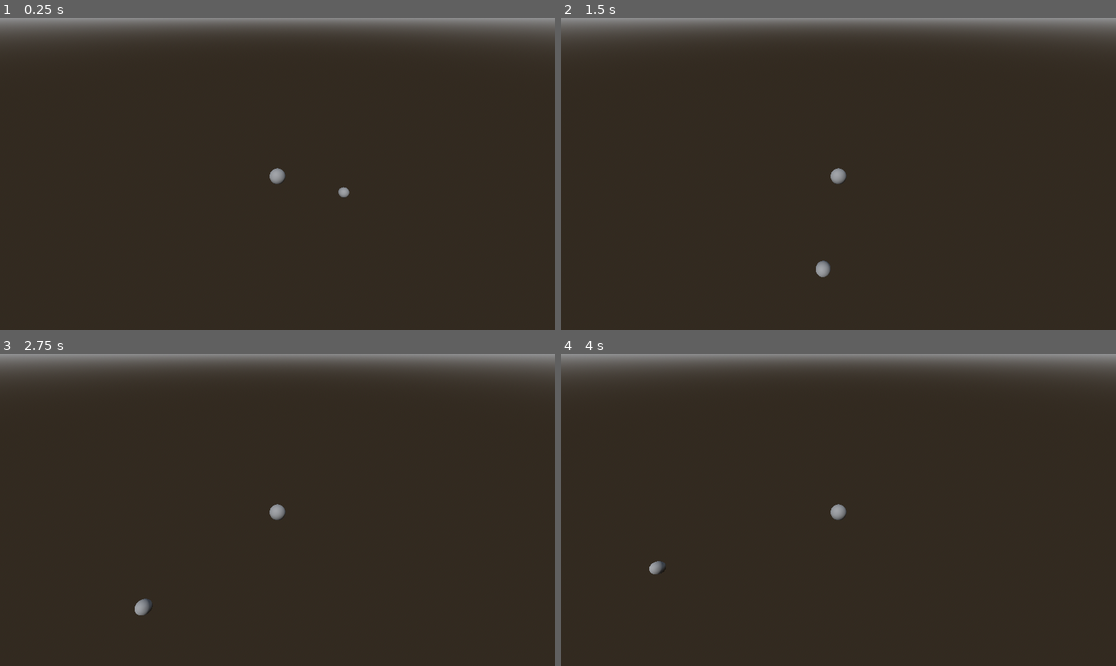
Above: before the commit, frames 1-4 (two rows, left to right).
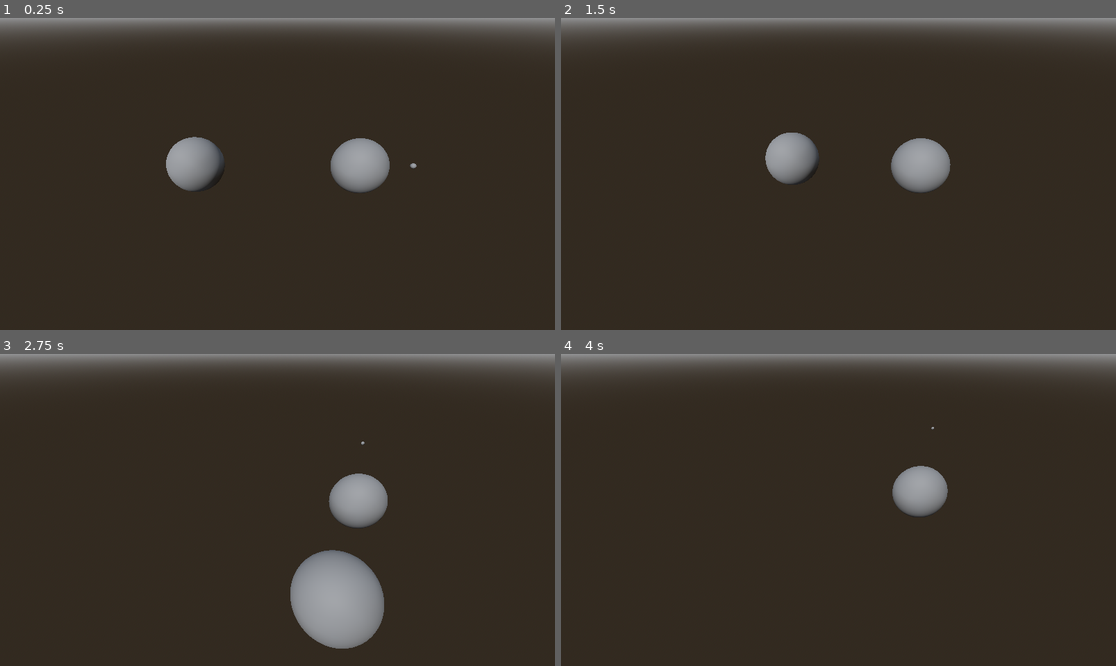
Above: after the commit, the same moments.

Repository: yash-jain221/SpacetimeSlingshot
Game: Godot game, scene res://main.tscn
Same seed, same stepped clock (60 frames per second), same inputs: the game is played once before the commit and once after it.
Inputs (mouse positions are in pixels of both pictures, inside the frame that each line leads up to):
- Up to frame 1 (0.25 s): no input
- Up to frame 2 (1.5 s): move the mouse to (960, 158) at 0.52 s; click (960, 158) at 0.67 s; move the mouse to (727, 189) at 1.27 s; click (727, 189) at 1.42 s
- Up to frame 3 (2.75 s): move the mouse to (333, 441) at 2.02 s; click (333, 441) at 2.17 s
- Up to frame 4 (4 s): move the mouse to (810, 572) at 2.77 s; click (810, 572) at 2.92 s; move the mouse to (1005, 556) at 3.52 s; click (1005, 556) at 3.67 s

The runs differ from the first frame. In frame 1, 3.0% of the frame differs, in the area x 29-76%, y 38-58%; in frame 2, 2.9%; in frame 3, 5.9%, in the area x 24-70%, y 28-95%; in frame 4, 1.5%.

Commit message:
added aim line and slingshot

Diff:
--- a/attractor.gd
+++ /dev/null
@@ -1,11 +0,0 @@
-extends MeshInstance3D
-
-
-@export var mass: float = 100.0
-func _ready() -> void:
-	add_to_group("gravity_sources")
-
-
-# Called every frame. 'delta' is the elapsed time since the previous frame.
-func _process(delta: float) -> void:
-	pass
--- /dev/null
+++ b/gravity_body.gd
@@ -0,0 +1,35 @@
+extends MeshInstance3D
+class_name GravityBody
+
+const G:float = 1.0
+@export var mass: float = 100.0
+@export var initial_velocity: Vector3 = Vector3.ZERO
+var velocity: Vector3
+
+# Called when the node enters the scene tree for the first time.
+func _ready() -> void:
+	velocity = initial_velocity
+	add_to_group("gravity_sources")
+
+func _physics_process(delta: float) -> void:
+	var acceleration = _gravity_at(global_position)
+	velocity += acceleration * delta
+	global_position += velocity * delta
+
+func _gravity_at(point: Vector3)->Vector3:
+	var accelaration := Vector3.ZERO
+	for body in get_tree().get_nodes_in_group("gravity_sources"):
+		if body == self:
+			continue
+		var offset = body.global_position - point
+		var dist_sq: float = offset.length_squared()
+		if dist_sq < 0.01:
+			continue
+		accelaration += offset.normalized() * (G * body.mass/dist_sq)
+
+	return accelaration
+
+
+# Called every frame. 'delta' is the elapsed time since the previous frame.
+func _process(delta: float) -> void:
+	pass
--- a/main.tscn
+++ b/main.tscn
@@ -1,7 +1,7 @@
 [gd_scene format=3 uid="uid://3xn713qjb1xx"]
 
-[ext_resource type="Script" uid="uid://6qsjo8uj3qry" path="res://attractor.gd" id="1_ig7tw"]
-[ext_resource type="Script" uid="uid://dx1nakdubq4p8" path="res://ship.gd" id="2_0xm2m"]
+[ext_resource type="PackedScene" uid="uid://dp58dg2wlyjne" path="res://scenes/planet.tscn" id="1_0xm2m"]
+[ext_resource type="PackedScene" uid="uid://bdf5jlkvwvbe7" path="res://scenes/ship.tscn" id="2_h2yge"]
 
 [sub_resource type="ProceduralSkyMaterial" id="ProceduralSkyMaterial_rftev"]
 
@@ -12,11 +12,11 @@
 background_mode = 2
 sky = SubResource("Sky_abdd0")
 
-[sub_resource type="SphereMesh" id="SphereMesh_6iixf"]
+[sub_resource type="StandardMaterial3D" id="StandardMaterial3D_0xm2m"]
+shading_mode = 0
+albedo_color = Color(0.23940039, 0.76369256, 0.74620956, 1)
 
-[sub_resource type="SphereMesh" id="SphereMesh_r57db"]
-radius = 0.3
-height = 0.6
+[sub_resource type="ImmediateMesh" id="ImmediateMesh_6iixf"]
 
 [node name="Main" type="Node3D" unique_id=1912433870]
 
@@ -26,15 +26,22 @@
 [node name="WorldEnvironment" type="WorldEnvironment" parent="." unique_id=1241039109]
 environment = SubResource("Environment_r57db")
 
-[node name="Star" type="MeshInstance3D" parent="." unique_id=454090719]
-mesh = SubResource("SphereMesh_6iixf")
-script = ExtResource("1_ig7tw")
+[node name="Planet" parent="." unique_id=710599271 instance=ExtResource("1_0xm2m")]
+mass = 1000.0
 
 [node name="Camera3D" type="Camera3D" parent="." unique_id=1960231580]
-transform = Transform3D(1, 0, 0, 0, 0.7880108, 0.6156615, 0, -0.6156615, 0.7880108, 0, 8, 10)
+transform = Transform3D(1, 0, 0, 0, 0.7880108, 0.6156615, 0, -0.6156615, 0.7880108, -8.903488, 13.044705, 18.13678)
 
-[node name="Ship" type="MeshInstance3D" parent="." unique_id=1673720252]
-transform = Transform3D(1, 0, 0, 0, 1, 0, 0, 0, 1, 4, 0, 0)
-mesh = SubResource("SphereMesh_r57db")
-script = ExtResource("2_0xm2m")
-initial_velocity = Vector3(0, 0, 6)
+[node name="Ship" parent="." unique_id=1701288930 node_paths=PackedStringArray("aim_line") instance=ExtResource("2_h2yge")]
+transform = Transform3D(1, 0, 0, 0, 1, 0, 0, 0, 1, 6, 0, 0)
+aim_line = NodePath("../AimLine")
+mass = 0.01
+
+[node name="Planet2" parent="." unique_id=810922569 instance=ExtResource("1_0xm2m")]
+transform = Transform3D(1, 0, 0, 0, 1, 0, 0, 0, 1, -17.939777, 0, 0)
+mass = 10.0
+initial_velocity = Vector3(0, 0, -1)
+
+[node name="AimLine" type="MeshInstance3D" parent="." unique_id=1866508016]
+material_override = SubResource("StandardMaterial3D_0xm2m")
+mesh = SubResource("ImmediateMesh_6iixf")
--- /dev/null
+++ b/scenes/planet.tscn
@@ -0,0 +1,11 @@
+[gd_scene format=3 uid="uid://dp58dg2wlyjne"]
+
+[ext_resource type="Script" uid="uid://dx1nakdubq4p8" path="res://gravity_body.gd" id="1_cktii"]
+
+[sub_resource type="SphereMesh" id="SphereMesh_6iixf"]
+radius = 3.0
+height = 6.0
+
+[node name="Planet" type="MeshInstance3D" unique_id=710599271]
+mesh = SubResource("SphereMesh_6iixf")
+script = ExtResource("1_cktii")
--- /dev/null
+++ b/scenes/ship.tscn
@@ -0,0 +1,11 @@
+[gd_scene format=3 uid="uid://bdf5jlkvwvbe7"]
+
+[ext_resource type="Script" uid="uid://yoleb38xfxdo" path="res://ship.gd" id="1_q631a"]
+
+[sub_resource type="SphereMesh" id="SphereMesh_r57db"]
+radius = 0.3
+height = 0.6
+
+[node name="Ship" type="MeshInstance3D" unique_id=1701288930]
+mesh = SubResource("SphereMesh_r57db")
+script = ExtResource("1_q631a")
--- a/ship.gd
+++ b/ship.gd
@@ -1,29 +1,85 @@
-extends MeshInstance3D
-class_name GravityBody
+extends GravityBody
+class_name Ship
 
-const G:float = 1.0
-@export var initial_velocity: Vector3 = Vector3.ZERO
-var velocity: Vector3
+enum State {AIMING, FLYING, LANDED}
+var state: State = State.AIMING
 
+@export var power_scale: float = 3.0
+@export var aim_line:MeshInstance3D
+@export var prediction_steps: int = 240
+
+var _aiming: bool = false
+var _launch_velocity: Vector3 = Vector3.ZERO
+
+func _unhandled_input(event: InputEvent) -> void:
+	if state == State.FLYING:
+		return
+	if event is InputEventMouseButton and event.button_index == MOUSE_BUTTON_LEFT:
+		_aiming = event.pressed
+		if event.pressed: _update_aim(event.position)
+		else: _launch()
+	elif event is InputEventMouseMotion and _aiming:
+		_update_aim(event.position)
+
+func _predict_path(start_pos: Vector3, start_vel: Vector3) -> PackedVector3Array:
+	var dt: float = 1.0/Engine.physics_ticks_per_second
+	var points := PackedVector3Array()
+	var pos := start_pos
+	var vel := start_vel
+
+	for step in prediction_steps:
+		vel += _gravity_at(pos)*dt
+		pos += vel*dt
+		points.append(pos)
+
+	return points
+
+func _update_aim(screen_pos: Vector2):
+	var target: Vector3 = _mouse_to_plane(screen_pos)
+	_launch_velocity = (self.position - target)*power_scale
+	_draw_path(_predict_path(global_position, _launch_velocity))
+
+func _draw_path(points: PackedVector3Array)->void:
+	var m := aim_line.mesh as ImmediateMesh
+	m.clear_surfaces()
+	if points.size()<2:
+		return
+	m.surface_begin(Mesh.PRIMITIVE_LINE_STRIP)
+	for p in points:
+		m.surface_add_vertex(p)
+	m.surface_end()
+
+func _launch()->void:
+	self.velocity = _launch_velocity
+	state = State.FLYING
+	_clear_aim_line()
+
+func _mouse_to_plane(screen_pos: Vector2) -> Vector3:
+	var cam := get_viewport().get_camera_3d()
+	var from := cam.project_ray_origin(screen_pos)
+	var dir := cam.project_ray_normal(screen_pos)
+	var ground := Plane(Vector3.UP, 0.0)                    # the y = 0 play plane
+	var hit = ground.intersects_ray(from, dir)
+	return hit if hit != null else global_position
+	#
+#func _draw_aim_line() -> void:
+	#var m := aim_line.mesh as ImmediateMesh
+	#m.clear_surfaces()
+	#m.surface_begin(Mesh.PRIMITIVE_LINE_STRIP)
+	#m.surface_add_vertex(global_position)
+	#m.surface_add_vertex(global_position + _launch_velocity)   # line length = power
+	#m.surface_end()
+
+func _clear_aim_line() -> void:
+	(aim_line.mesh as ImmediateMesh).clear_surfaces()
+
+
+func _physics_process(delta: float) -> void:
+	if state == State.FLYING:
+		super._physics_process(delta)
 # Called when the node enters the scene tree for the first time.
 func _ready() -> void:
-	velocity = initial_velocity
-
-func _physics_process(delta: float) -> void:
-	var acceleration = _gravity_at(global_position)
-	velocity += acceleration * delta
-	global_position += velocity * delta
-
-func _gravity_at(point: Vector3)->Vector3:
-	var accelaration := Vector3.ZERO
-	for source in get_tree().get_nodes_in_group("gravity_sources"):
-		var offset = source.global_position - point
-		var dist_sq: float = offset.length_squared()
-		if dist_sq < 0.01:
-			continue
-		accelaration += offset.normalized() * (G * source.mass/dist_sq)
-
-	return accelaration
+	pass # Replace with function body.
 
 
 # Called every frame. 'delta' is the elapsed time since the previous frame.
Not shown, removed: attractor.gd.uid
Not shown, added: gravity_body.gd.uid
Not shown, changed: ship.gd.uid
